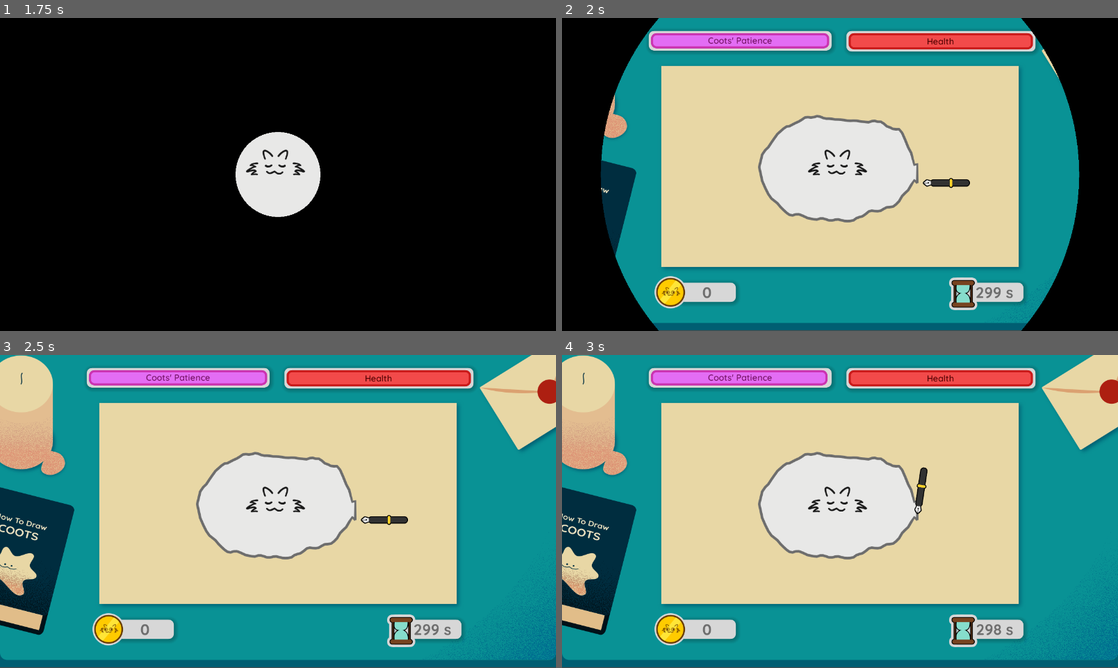
Above: before the commit, frames 1-4 (two rows, left to right).
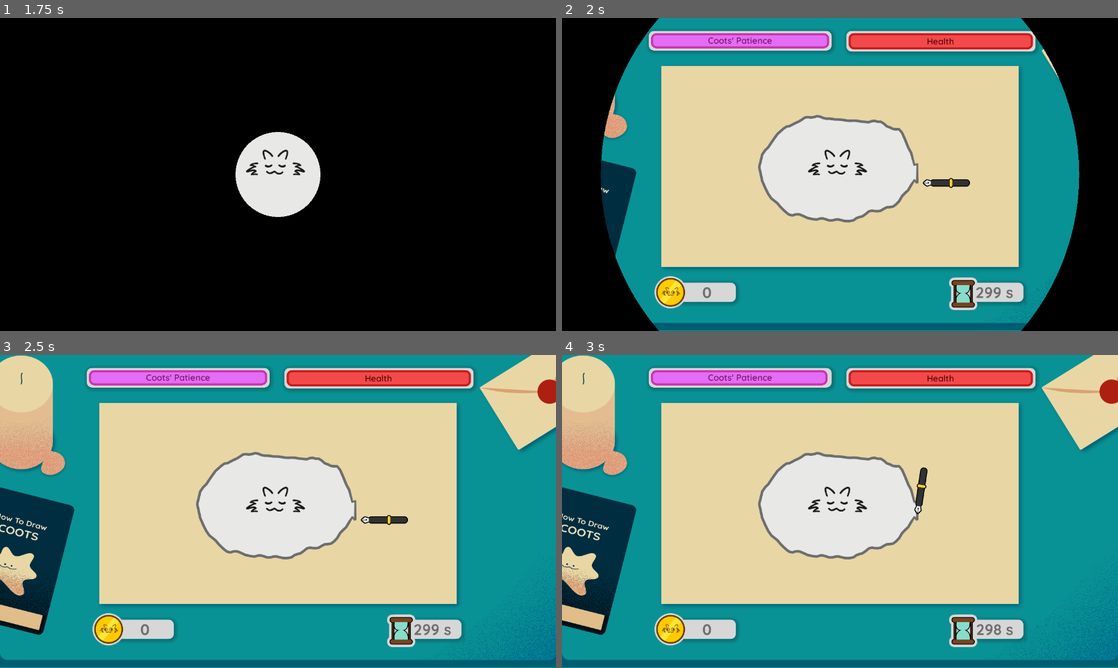
Above: after the commit, the same moments.

Repository: RechieKho/draw-the-coots
Game: Godot game, scene res://scenes/main-menu/main-menu.tscn
Two runs of this game, one before a commit and one after it. Both use one fixed random seed, a clock stepped at 60 frames per second and the inputs below.
Inputs (mouse positions are in pixels of both pictures, inside the frame that each line leads up to):
- Up to frame 1 (1.75 s): click "Play" at 0.5 s; click "Play" at 1.25 s
- Up to frame 2 (2 s): no input
- Up to frame 3 (2.5 s): move the mouse to (278, 505) at 2.02 s; click (278, 505) at 2.17 s
- Up to frame 4 (3 s): move the mouse to (945, 505) at 2.77 s; click (945, 505) at 2.92 s

Frame 1 is identical in both runs. In frame 2, 0.1% of the frame differs, in the area x 17-83%, y 99-100%; in frame 3, 0.2%, in the area x 0-100%, y 99-100%; in frame 4, 0.2%.

Commit message:
Setup publish configuration.

Diff:
--- /dev/null
+++ b/assets/graphics/logo/logo.svg
@@ -0,0 +1,286 @@
+<?xml version="1.0" encoding="UTF-8" standalone="no"?>
+<svg
+   xmlns:dc="http://purl.org/dc/elements/1.1/"
+   xmlns:cc="http://creativecommons.org/ns#"
+   xmlns:rdf="http://www.w3.org/1999/02/22-rdf-syntax-ns#"
+   xmlns:svg="http://www.w3.org/2000/svg"
+   xmlns="http://www.w3.org/2000/svg"
+   xmlns:sodipodi="http://sodipodi.sourceforge.net/DTD/sodipodi-0.dtd"
+   xmlns:inkscape="http://www.inkscape.org/namespaces/inkscape"
+   width="500"
+   height="500"
+   viewBox="0 0 132.29167 132.29167"
+   version="1.1"
+   id="svg8"
+   inkscape:version="1.0.2 (e86c870879, 2021-01-15)"
+   sodipodi:docname="logo.svg">
+  <defs
+     id="defs2">
+    <filter
+       style="color-interpolation-filters:sRGB"
+       inkscape:label="Roughen"
+       id="filter1535">
+      <feTurbulence
+         type="turbulence"
+         numOctaves="4"
+         seed="258"
+         baseFrequency="0.04 0.04"
+         result="turbulence"
+         id="feTurbulence1531" />
+      <feDisplacementMap
+         in="SourceGraphic"
+         in2="turbulence"
+         scale="3.79903"
+         yChannelSelector="G"
+         xChannelSelector="R"
+         id="feDisplacementMap1533" />
+    </filter>
+    <filter
+       style="color-interpolation-filters:sRGB;"
+       inkscape:label="Roughen"
+       id="filter1637">
+      <feTurbulence
+         type="turbulence"
+         numOctaves="2"
+         seed="197"
+         baseFrequency="0.04 0.04"
+         result="turbulence"
+         id="feTurbulence1633" />
+      <feDisplacementMap
+         in="SourceGraphic"
+         in2="turbulence"
+         scale="2.74276"
+         yChannelSelector="G"
+         xChannelSelector="R"
+         id="feDisplacementMap1635" />
+    </filter>
+    <filter
+       style="color-interpolation-filters:sRGB;"
+       inkscape:label="Roughen"
+       id="filter1643">
+      <feTurbulence
+         type="turbulence"
+         numOctaves="2"
+         seed="197"
+         baseFrequency="0.04 0.04"
+         result="turbulence"
+         id="feTurbulence1639" />
+      <feDisplacementMap
+         in="SourceGraphic"
+         in2="turbulence"
+         scale="2.74276"
+         yChannelSelector="G"
+         xChannelSelector="R"
+         id="feDisplacementMap1641" />
+    </filter>
+    <filter
+       style="color-interpolation-filters:sRGB;"
+       inkscape:label="Roughen"
+       id="filter1885">
+      <feTurbulence
+         type="turbulence"
+         numOctaves="2"
+         seed="238"
+         baseFrequency="0.04 0.04"
+         result="turbulence"
+         id="feTurbulence1881" />
+      <feDisplacementMap
+         in="SourceGraphic"
+         in2="turbulence"
+         scale="1.82113"
+         yChannelSelector="G"
+         xChannelSelector="R"
+         id="feDisplacementMap1883" />
+    </filter>
+    <filter
+       style="color-interpolation-filters:sRGB;"
+       inkscape:label="Roughen"
+       id="filter1892">
+      <feTurbulence
+         type="turbulence"
+         numOctaves="2"
+         seed="238"
+         baseFrequency="0.04 0.04"
+         result="turbulence"
+         id="feTurbulence1888" />
+      <feDisplacementMap
+         in="SourceGraphic"
+         in2="turbulence"
+         scale="1.82113"
+         yChannelSelector="G"
+         xChannelSelector="R"
+         id="feDisplacementMap1890" />
+    </filter>
+    <filter
+       style="color-interpolation-filters:sRGB;"
+       inkscape:label="Roughen"
+       id="filter1898">
+      <feTurbulence
+         type="turbulence"
+         numOctaves="2"
+         seed="238"
+         baseFrequency="0.04 0.04"
+         result="turbulence"
+         id="feTurbulence1894" />
+      <feDisplacementMap
+         in="SourceGraphic"
+         in2="turbulence"
+         scale="1.82113"
+         yChannelSelector="G"
+         xChannelSelector="R"
+         id="feDisplacementMap1896" />
+    </filter>
+    <filter
+       style="color-interpolation-filters:sRGB;"
+       inkscape:label="Roughen"
+       id="filter1988">
+      <feTurbulence
+         type="turbulence"
+         numOctaves="2"
+         seed="238"
+         baseFrequency="0.04 0.0431"
+         result="turbulence"
+         id="feTurbulence1984" />
+      <feDisplacementMap
+         in="SourceGraphic"
+         in2="turbulence"
+         scale="4.0387"
+         yChannelSelector="G"
+         xChannelSelector="R"
+         id="feDisplacementMap1986" />
+    </filter>
+    <filter
+       style="color-interpolation-filters:sRGB;"
+       inkscape:label="Roughen"
+       id="filter1994">
+      <feTurbulence
+         type="turbulence"
+         numOctaves="2"
+         seed="238"
+         baseFrequency="0.04 0.0431"
+         result="turbulence"
+         id="feTurbulence1990" />
+      <feDisplacementMap
+         in="SourceGraphic"
+         in2="turbulence"
+         scale="4.0387"
+         yChannelSelector="G"
+         xChannelSelector="R"
+         id="feDisplacementMap1992" />
+    </filter>
+  </defs>
+  <sodipodi:namedview
+     id="base"
+     pagecolor="#ffffff"
+     bordercolor="#666666"
+     borderopacity="1.0"
+     inkscape:pageopacity="0.0"
+     inkscape:pageshadow="2"
+     inkscape:zoom="0.7"
+     inkscape:cx="250.72948"
+     inkscape:cy="207.4039"
+     inkscape:document-units="mm"
+     inkscape:current-layer="layer1"
+     inkscape:document-rotation="0"
+     showgrid="false"
+     units="px"
+     inkscape:window-width="1366"
+     inkscape:window-height="741"
+     inkscape:window-x="0"
+     inkscape:window-y="27"
+     inkscape:window-maximized="0" />
+  <metadata
+     id="metadata5">
+    <rdf:RDF>
+      <cc:Work
+         rdf:about="">
+        <dc:format>image/svg+xml</dc:format>
+        <dc:type
+           rdf:resource="http://purl.org/dc/dcmitype/StillImage" />
+        <dc:title></dc:title>
+      </cc:Work>
+    </rdf:RDF>
+  </metadata>
+  <g
+     inkscape:label="Layer 1"
+     inkscape:groupmode="layer"
+     id="layer1">
+    <g
+       id="g1308"
+       inkscape:export-filename="/home/rechie/godot/draw-the-coots/icon.png"
+       inkscape:export-xdpi="96"
+       inkscape:export-ydpi="96">
+      <path
+         style="fill:#f2f2f2;stroke:#1a1a1a;stroke-width:1.38978;stroke-linecap:round;stroke-linejoin:round;stroke-miterlimit:4;stroke-dasharray:none;stroke-opacity:1;fill-opacity:1"
+         d="m 92.01881,40.816409 c 0,0 4.64326,-13.520125 1.33285,-15.251274 -3.61403,-1.889918 -9.84433,7.265414 -9.84433,7.265414"
+         id="path1227"
+         sodipodi:nodetypes="csc" />
+      <path
+         style="fill:#f2f2f2;stroke:#1a1a1a;stroke-width:1.38978;stroke-linecap:round;stroke-linejoin:round;stroke-miterlimit:4;stroke-dasharray:none;stroke-opacity:1"
+         d="m 56.9026,81.221649 c -29.67899,-0.73996 -26.09204,-42.6093 -35.906,-39.09205 -16.394422,6.40814 22.25333,44.8145 35.39013,42.66304 z"
+         id="path1257"
+         sodipodi:nodetypes="cccc" />
+      <path
+         style="fill:#f9f9f9;stroke:#1a1a1a;stroke-width:1.38978;stroke-linecap:round;stroke-linejoin:round;stroke-miterlimit:4;stroke-dasharray:none;stroke-opacity:1"
+         d="m 81.38581,75.209149 c 0,0 11.06063,-2.35358 13.79296,1.37228 2.75938,3.76275 -5.44607,9.81476 -2.86497,13.70197 1.48223,2.23228 6.33662,-0.64621 7.89043,1.53686 0.9687,1.361 0.95096,4.74694 -0.70571,4.96166 -5.18355,0.67185 -12.96121,0.18228 -14.95017,-0.45585 -3.07891,-0.98783 -3.03376,-9.2139 -3.03376,-9.2139"
+         id="path1251"
+         sodipodi:nodetypes="csssssc" />
+      <path
+         style="fill:#f2f2f2;stroke:#1a1a1a;stroke-width:1.38978;stroke-linecap:round;stroke-linejoin:round;stroke-miterlimit:4;stroke-dasharray:none;stroke-opacity:1"
+         d="M 47.79098,91.780389 C 22.501436,74.041128 55.36784,27.653685 78.23933,29.917801 c 20.95184,2.074085 34.77598,50.826658 16.78494,61.763018 -8.79305,5.34511 -38.22173,5.11424 -47.23329,0.0996 z"
+         id="path835"
+         sodipodi:nodetypes="csssc" />
+      <path
+         style="fill:#f2f2f2;stroke:#1a1a1a;stroke-width:1.38978;stroke-linecap:round;stroke-linejoin:round;stroke-miterlimit:4;stroke-dasharray:none;stroke-opacity:1;fill-opacity:1"
+         d="m 62.90143,37.639859 c 0,0 -3.63159,-9.471473 -0.32117,-11.202621 3.61403,-1.889918 9.84432,7.265413 9.84432,7.265413"
+         id="path1223"
+         sodipodi:nodetypes="csc" />
+      <path
+         style="fill:#f9f9f9;stroke:#1a1a1a;stroke-width:1.38978;stroke-linecap:round;stroke-linejoin:round;stroke-miterlimit:4;stroke-dasharray:none;stroke-opacity:1"
+         d="m 47.18627,75.209149 c 0,0 11.06064,-2.35358 13.79297,1.37228 2.75937,3.76275 -5.44607,9.81476 -2.86497,13.70197 1.48223,2.23228 6.33662,-0.64621 7.89043,1.53686 0.9687,1.361 0.95096,4.74694 -0.70571,4.96166 -5.18355,0.67185 -12.96121,0.18228 -14.95017,-0.45585 -3.07891,-0.98783 -3.03376,-9.2139 -3.03376,-9.2139"
+         id="path1225"
+         sodipodi:nodetypes="csssssc" />
+      <path
+         style="fill:#f2f2f2;stroke:#1a1a1a;stroke-width:1.38978;stroke-linecap:round;stroke-linejoin:round;stroke-miterlimit:4;stroke-dasharray:none;stroke-opacity:1"
+         d="m 75.8358,89.655159 c 0,0 -1.7324,5.61753 0,7.34992 1.46275,1.46276 4.74318,1.46276 6.20593,0 1.92499,-1.92499 0,-8.16705 0,-8.16705"
+         id="path1253"
+         sodipodi:nodetypes="cssc" />
+      <path
+         style="fill:#f2f2f2;stroke:#1a1a1a;stroke-width:1.38978;stroke-linecap:round;stroke-linejoin:round;stroke-miterlimit:4;stroke-dasharray:none;stroke-opacity:1"
+         d="m 94.4228,89.655159 c 0,0 1.7324,5.61753 0,7.34992 -1.46275,1.46276 -4.74317,1.46276 -6.20593,0 -1.92499,-1.92499 0,-8.16705 0,-8.16705"
+         id="path1255"
+         sodipodi:nodetypes="cssc" />
+      <circle
+         style="fill:#f2f2f2;stroke:#1a1a1a;stroke-width:1.32292;stroke-linecap:round;stroke-linejoin:round;stroke-miterlimit:4;stroke-dasharray:none;stroke-opacity:1"
+         id="path1277"
+         cx="72.705559"
+         cy="47.873913"
+         r="3.4415588" />
+      <circle
+         style="fill:#1a1a1a;fill-opacity:1;stroke:none;stroke-width:2.48308;stroke-linecap:round;stroke-linejoin:round;stroke-miterlimit:4;stroke-dasharray:none;stroke-opacity:1"
+         id="path1287"
+         cx="71.862297"
+         cy="47.895557"
+         r="2.3950934" />
+      <circle
+         style="fill:#f2f2f2;stroke:#1a1a1a;stroke-width:1.32292;stroke-linecap:round;stroke-linejoin:round;stroke-miterlimit:4;stroke-dasharray:none;stroke-opacity:1"
+         id="circle1289"
+         cx="-85.342384"
+         cy="47.732327"
+         r="3.4415588"
+         transform="scale(-1,1)" />
+      <circle
+         style="fill:#1a1a1a;fill-opacity:1;stroke:none;stroke-width:2.48308;stroke-linecap:round;stroke-linejoin:round;stroke-miterlimit:4;stroke-dasharray:none;stroke-opacity:1"
+         id="circle1291"
+         cx="-86.185646"
+         cy="47.753971"
+         r="2.3950934"
+         transform="scale(-1,1)" />
+      <path
+         style="fill:none;stroke:#1a1a1a;stroke-width:1.32291667;stroke-linecap:round;stroke-linejoin:miter;stroke-opacity:1;stroke-miterlimit:4;stroke-dasharray:none"
+         d="m 65.287762,52.380147 c 1.16234,0.294331 6.339673,4.249973 14.704121,-0.391301 5.333076,2.071646 9.742507,2.369114 12.533228,-0.442706"
+         id="path1293"
+         sodipodi:nodetypes="ccc" />
+    </g>
+  </g>
+</svg>
--- a/project.godot
+++ b/project.godot
@@ -51,8 +51,12 @@
 [application]
 
 config/name="Draw the Coots"
+config/description="As a aspiring artist, you want to be rich. So you draw what everybody loves, Coots."
 run/main_scene="res://scenes/main-menu/main-menu.tscn"
+boot_splash/image="res://icon.png"
+boot_splash/fullsize=false
 config/icon="res://icon.png"
+config/windows_native_icon="res://assets/graphics/logo/logo.ico"
 
 [autoload]
 
@@ -81,4 +85,7 @@
 
 [rendering]
 
+quality/filters/sharpen_intensity=0.1
+quality/driver/fallback_to_gles2=true
+environment/default_clear_color=Color( 0.0392157, 0.576471, 0.588235, 1 )
 environment/default_environment="res://default_env.tres"
Binary file added: assets/graphics/logo/logo.ico
Not shown, added: assets/graphics/logo/logo.svg.import
Not shown, changed: export_presets.cfg
Binary file changed: icon.png
